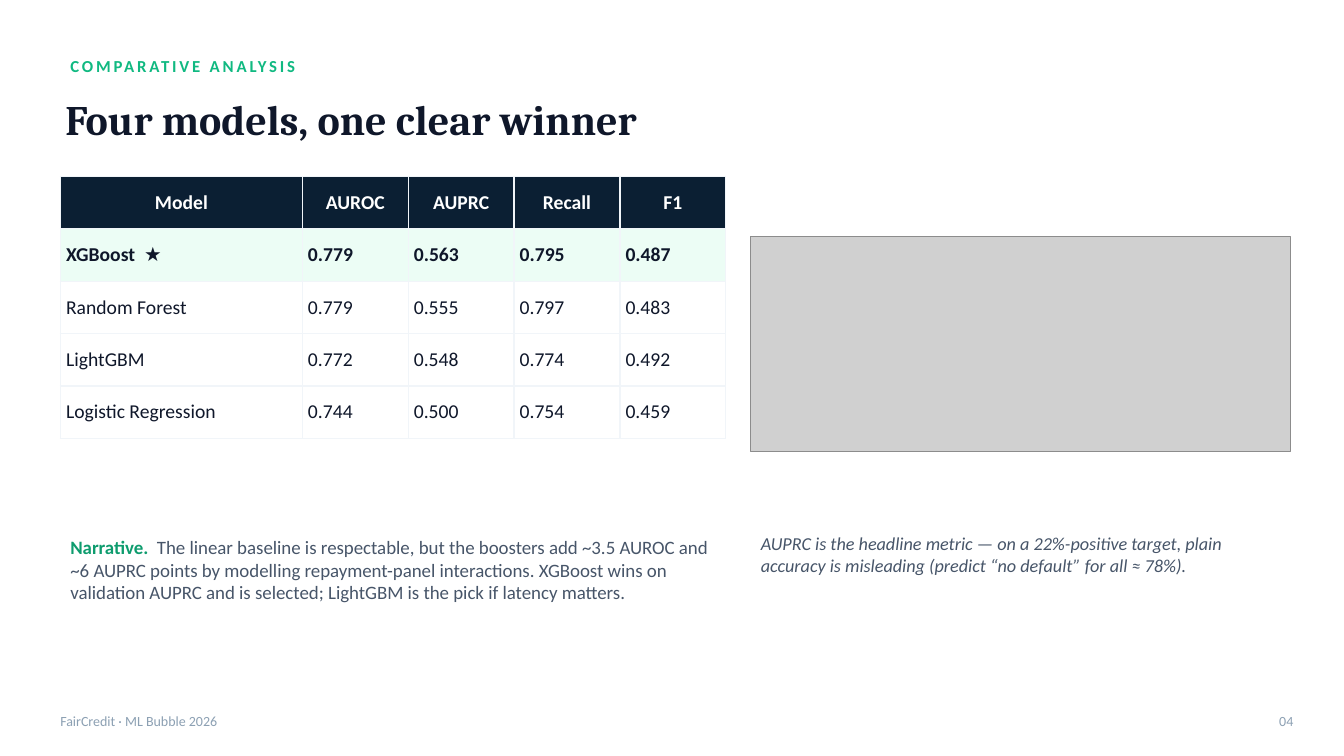
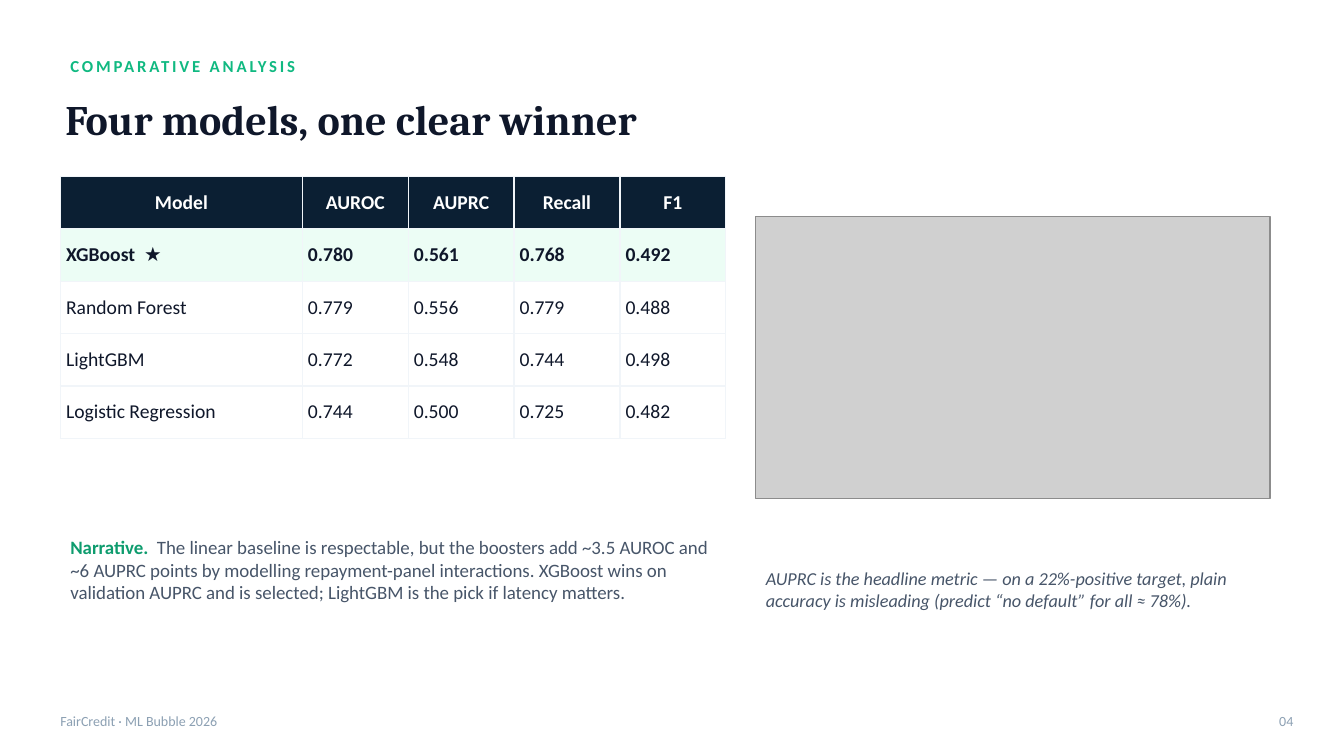
Before and after one commit to Sricharan7989/ML-Bubble-2026, a slide deck: slide 5 of FairCredit_ML_Bubble_2026.pptx. Drawn at 1344x756 pixels with LibreOffice and Linux fonts; fonts in the diff are those of the drawing; grey boxes stand for pictures. Boxes give left, top, right and bottom in pixels: in the first picture for what was removed or moved away, otherwise in the second. Text is boxed around its words. In the diff, an @@ line names an element or a change of style, - is before the commit and + after.

Commit message:
Final deck with corrected metrics, Phase 1 dashboard, team authors

```diff
--- a/FairCredit_ML_Bubble_2026.pptx
+++ b/FairCredit_ML_Bubble_2026.pptx
@@ table at bbox=[60, 176, 726, 426] @@
-row 2: XGBoost ★ | 0.779 | 0.563 | 0.795 | 0.487
+row 2: XGBoost ★ | 0.780 | 0.561 | 0.768 | 0.492
-row 3: Random Forest | 0.779 | 0.555 | 0.797 | 0.483
+row 3: Random Forest | 0.779 | 0.556 | 0.779 | 0.488
-row 4, column 4: 0.774
+row 4, column 4: 0.744
-row 4, column 5: 0.492
+row 4, column 5: 0.498
-row 5, column 4: 0.754
+row 5, column 4: 0.725
-row 5, column 5: 0.459
+row 5, column 5: 0.482
@@ picture: place and size @@
-picture at bbox=[751, 237, 1291, 452]
+picture at bbox=[756, 217, 1270, 499]
@@ text "AUPRC is the headline metric ...": place and size @@
-text "AUPRC is the headline metric ..." at bbox=[761, 537, 1221, 575]
+text "AUPRC is the headline metric ..." at bbox=[766, 572, 1226, 610]
```
Also in this commit, not shown: 6 other slides changed, 1 slide added, 1 slide removed, 2 other files.
